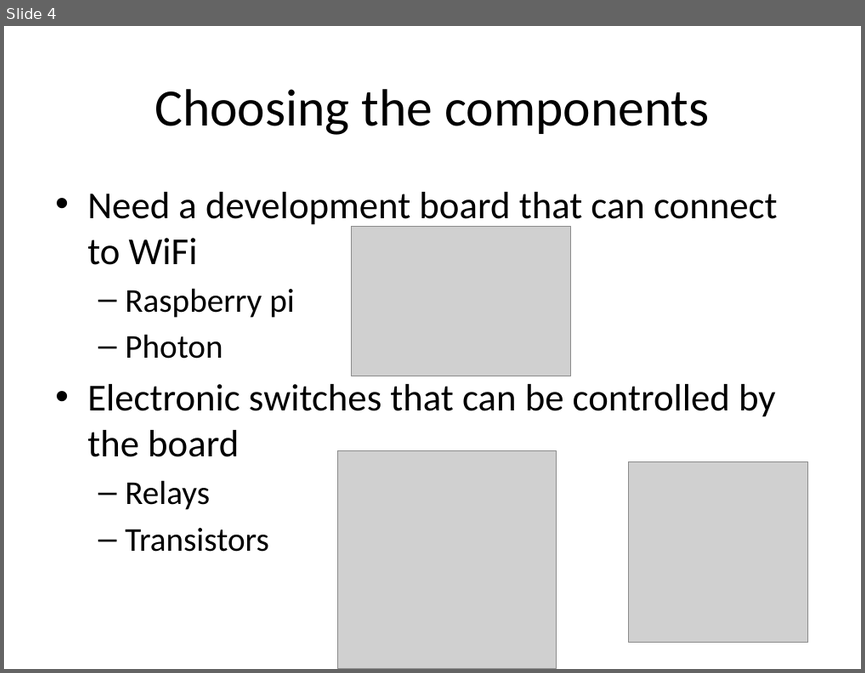
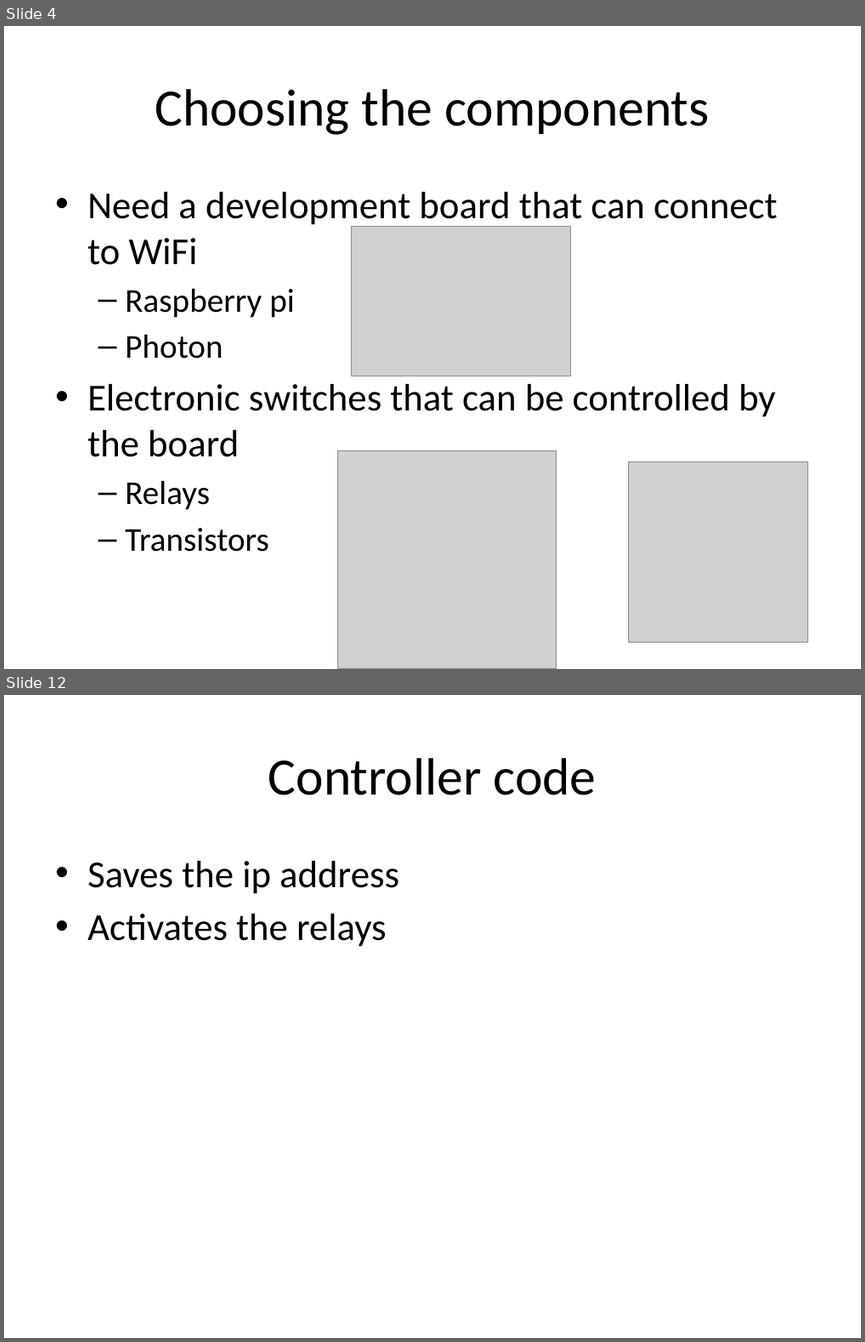
Before and after one commit to AngrySaltyFish/EPQ, a slide deck: EPQ – Artefact.pptx. Shown one above the other, each under a label of ours: slide 4 before the commit, slides 4 and 12 after it; the slides between them are not shown. The pictures are 865x673 and 865x1342 pixels, drawn with LibreOffice and Linux fonts; fonts in the diff are those of the drawing; grey boxes stand for pictures. Boxes give left, top, right and bottom in pixels: in the first picture for what was removed or moved away, otherwise in the second. Text is boxed around its words. In the diff, an @@ line names an element or a change of style, - is before the commit and + after.

```diff
--- a/EPQ – Artefact.pptx
+++ b/EPQ – Artefact.pptx
@@ slide 12 added at bbox=[4, 695, 861, 1338], background #FFFFFF @@
@@ title added at bbox=[268, 758, 596, 795], 44 pt, text #000000 @@
+Controller code
@@ text added at bbox=[87, 861, 399, 947], 32 pt, text #000000 @@
+• Saves the ip address
+• Activates the relays
```
Also in this commit, not shown: 9 other slides added, 1 other file.
